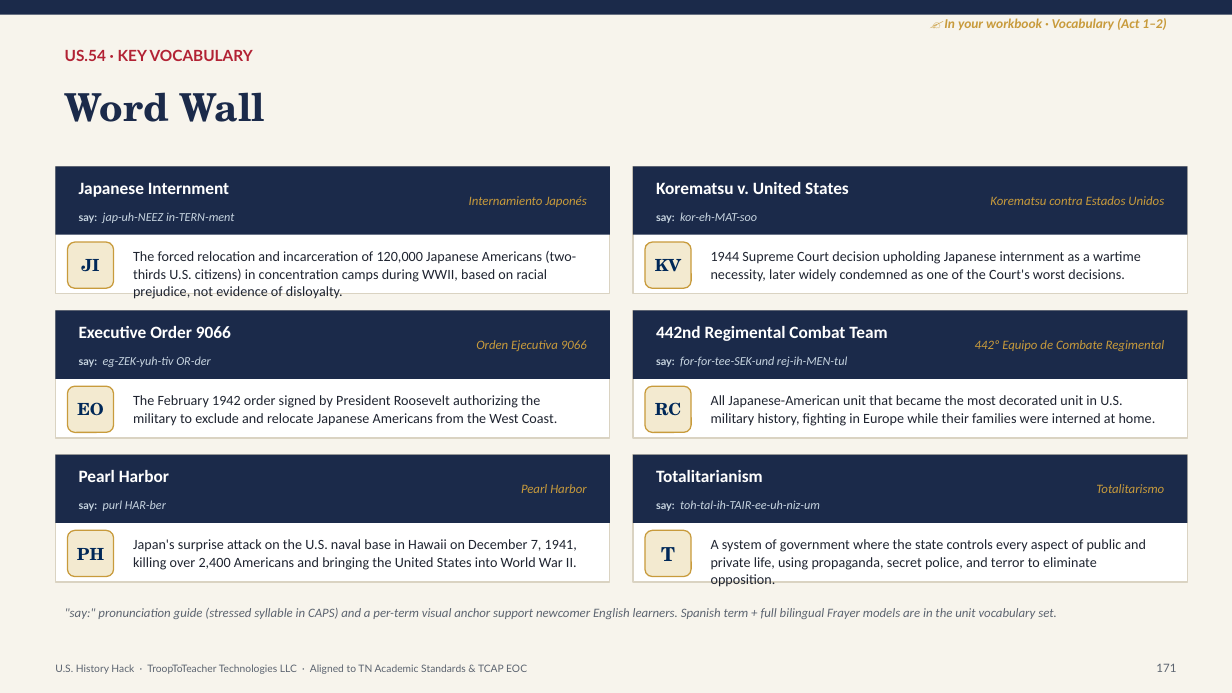
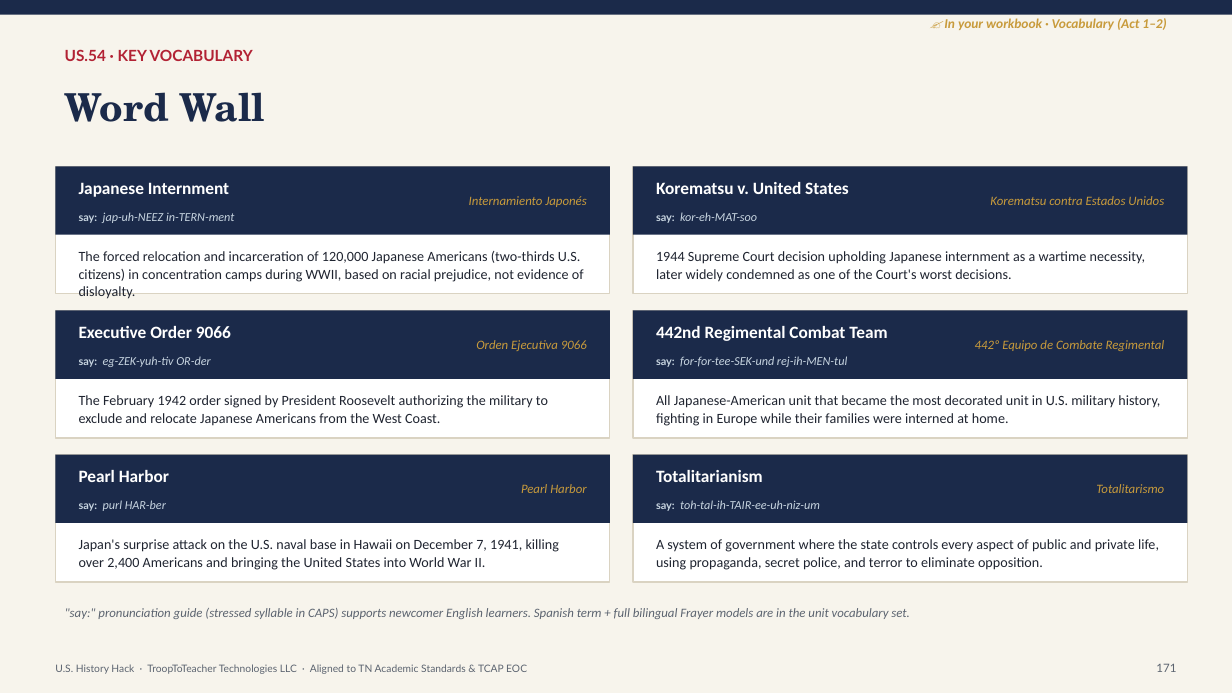
Before and after one commit to Trooptoteacher/trooptoteacher-history, a slide deck: slide 172 of 00_START_HERE/UNIT6_DECKS_BUILD/Unit6_Teacher_Deck_CourseStandard.pptx. Drawn at 1232x693 pixels with LibreOffice and Linux fonts; fonts in the diff are those of the drawing. Boxes give left, top, right and bottom in pixels: in the first picture for what was removed or moved away, otherwise in the second. Text is boxed around its words. In the diff, an @@ line names an element or a change of style, - is before the commit and + after.

```diff
--- a/00_START_HERE/UNIT6_DECKS_BUILD/Unit6_Teacher_Deck_CourseStandard.pptx
+++ b/00_START_HERE/UNIT6_DECKS_BUILD/Unit6_Teacher_Deck_CourseStandard.pptx
@@ rounded rectangle removed at (x1=67, y1=242, x2=114, y2=288) @@
@@ text "The forced relocation and incarceration ..." rewrapped from (x1=133, y1=251, x2=576, y2=299) to (x1=79, y1=251, x2=584, y2=282) @@
@@ text removed at (x1=81, y1=259, x2=99, y2=272) @@
-JI
@@ rounded rectangle removed at (x1=645, y1=242, x2=691, y2=288) @@
@@ text "1944 Supreme Court decision upholding ..." rewrapped from (x1=711, y1=251, x2=1141, y2=282) to (x1=656, y1=251, x2=1145, y2=282) @@
@@ text removed at (x1=655, y1=259, x2=681, y2=272) @@
-KV
@@ rounded rectangle removed at (x1=67, y1=386, x2=114, y2=433) @@
@@ text "The February 1942 order signed ..." rewrapped from (x1=133, y1=395, x2=557, y2=426) to (x1=79, y1=395, x2=548, y2=426) @@
@@ rounded rectangle removed at (x1=645, y1=386, x2=691, y2=433) @@
@@ text "All Japanese-American unit that became ..." rewrapped from (x1=711, y1=395, x2=1156, y2=426) to (x1=656, y1=395, x2=1160, y2=426) @@
@@ text removed at (x1=77, y1=402, x2=104, y2=416) @@
-EO
@@ text removed at (x1=655, y1=402, x2=682, y2=416) @@
-RC
@@ rounded rectangle removed at (x1=67, y1=531, x2=114, y2=577) @@
@@ text "Japan's surprise attack on the ..." rewrapped from (x1=133, y1=539, x2=577, y2=570) to (x1=79, y1=539, x2=559, y2=570) @@
@@ rounded rectangle removed at (x1=645, y1=531, x2=691, y2=577) @@
@@ text "A system of government where ..." rewrapped from (x1=711, y1=539, x2=1146, y2=570) to (x1=656, y1=539, x2=1159, y2=570) @@
@@ text removed at (x1=77, y1=548, x2=104, y2=560) @@
-PH
@@ text removed at (x1=661, y1=547, x2=675, y2=561) @@
-T
@@ text at (x1=65, y1=608, x2=910, y2=619): text changed @@
-"say:" pronunciation guide (stressed syllable in CAPS) and a per-term visual anchor support newcomer English learners. Spanish term + full bilingual Frayer models are in the unit vocabulary set.
+"say:" pronunciation guide (stressed syllable in CAPS) supports newcomer English learners. Spanish term + full bilingual Frayer models are in the unit vocabulary set.
```
Also in this commit, not shown: 13 other slides changed, 1 other file.
